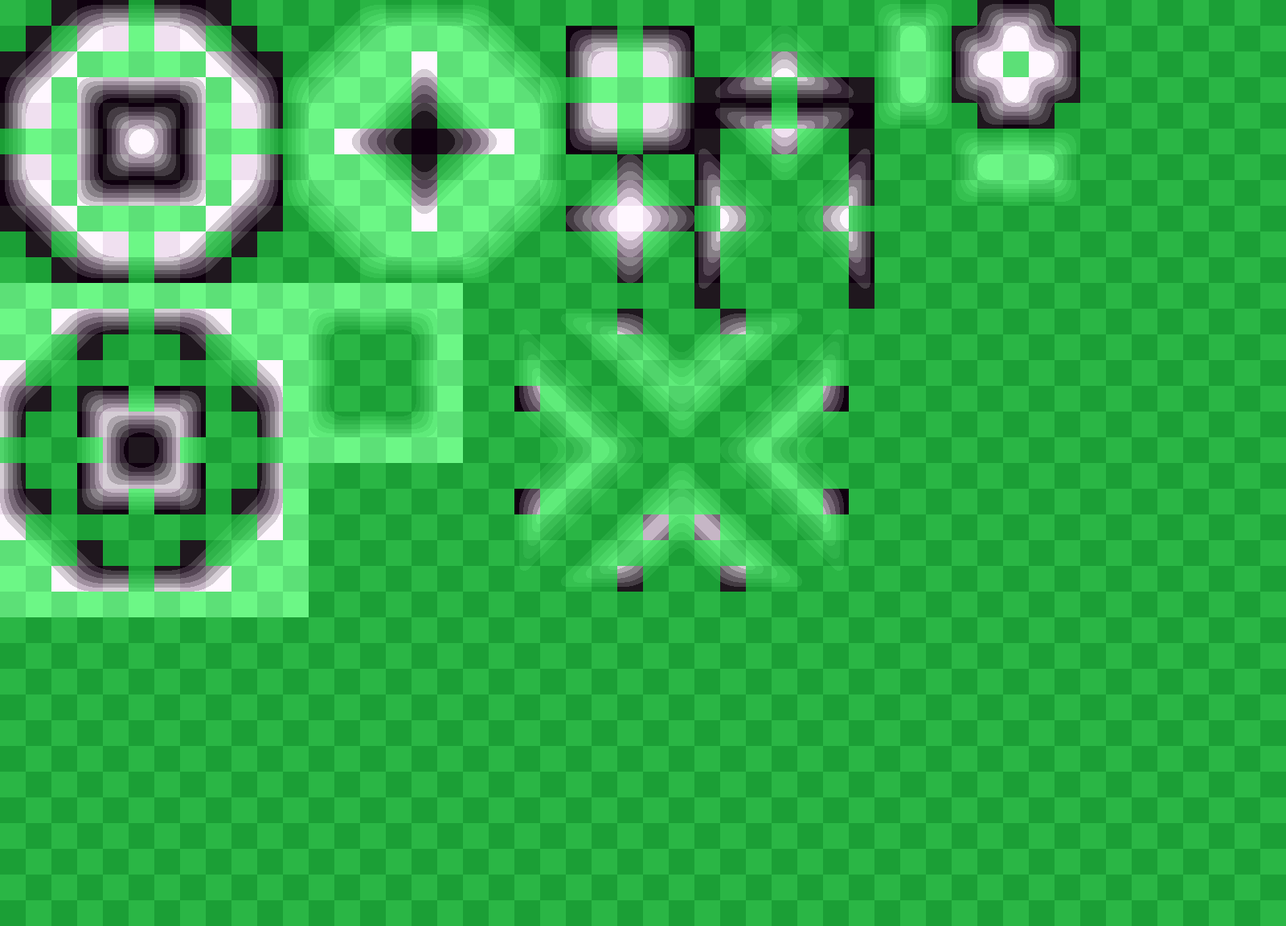
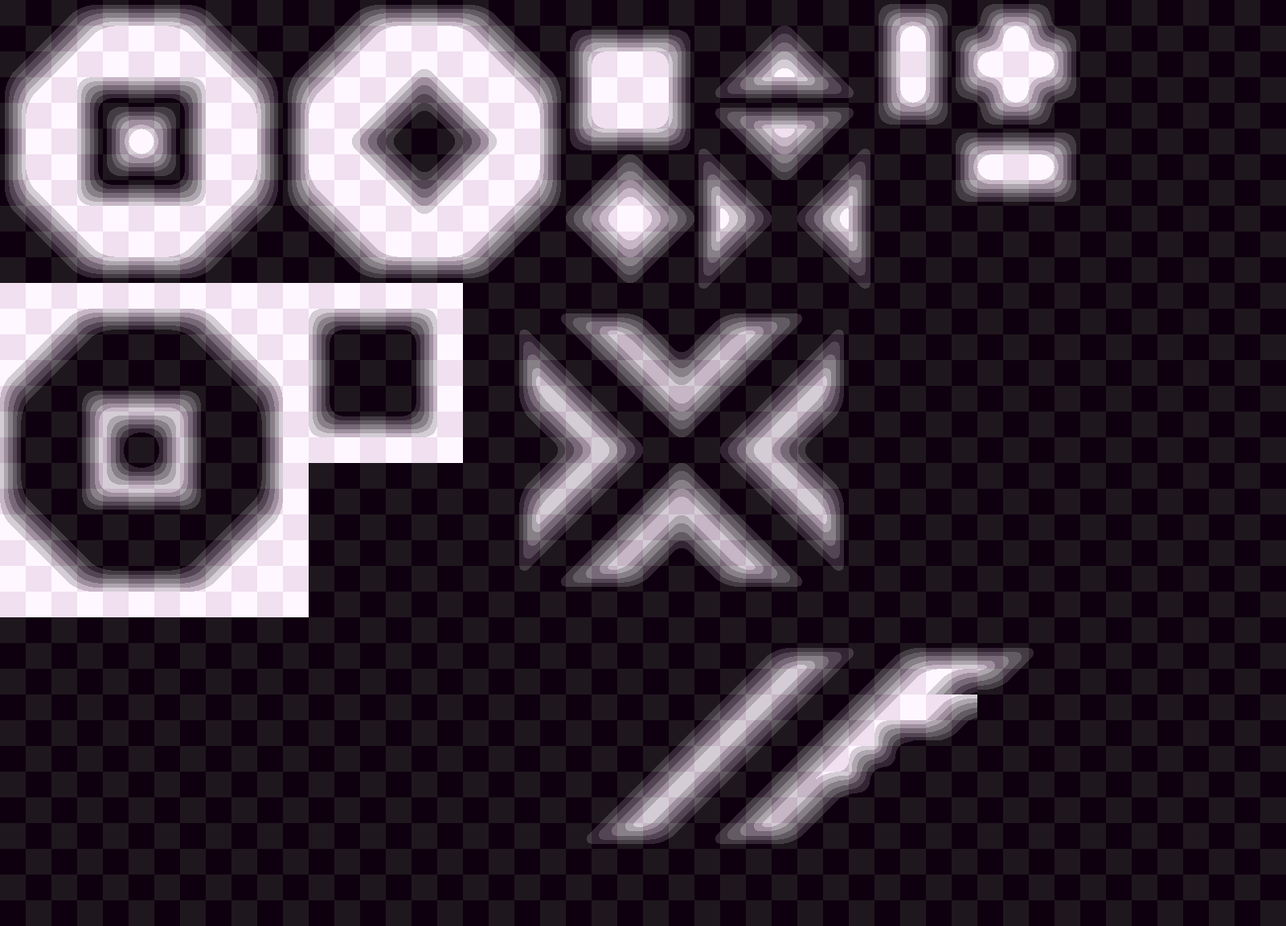
Two versions of the same layered image (1286px x 926px). Layer-by-layer changes:
hid "Pattern" over box(0, 0, 1286, 926)
painted on "Tiles" over box(586, 647, 1034, 845)
